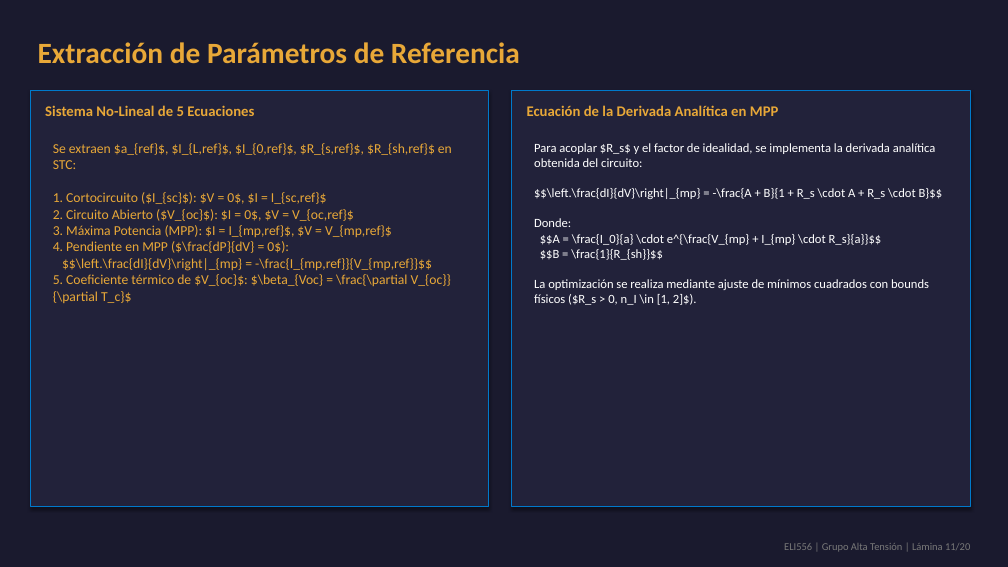
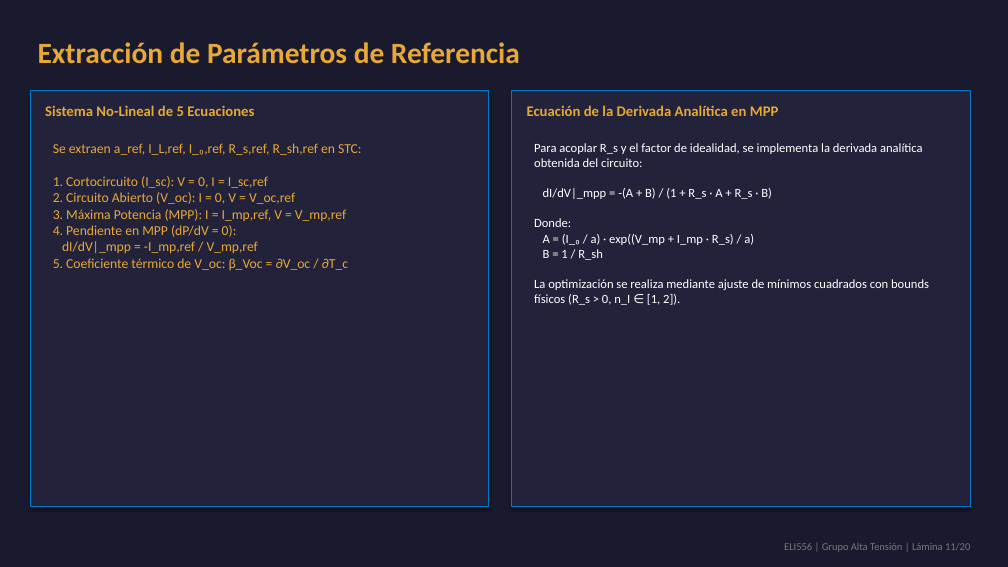
Before and after one commit to theChosen16/t2-paneles, a slide deck: slide 11 of output/Presentacion_Final_ELI556_Atacama.pptx. Drawn at 1008x567 pixels with LibreOffice and Linux fonts; fonts in the diff are those of the drawing. Boxes give left, top, right and bottom in pixels: in the first picture for what was removed or moved away, otherwise in the second. Text is boxed around its words. In the diff, an @@ line names an element or a change of style, - is before the commit and + after.

```diff
--- a/output/Presentacion_Final_ELI556_Atacama.pptx
+++ b/output/Presentacion_Final_ELI556_Atacama.pptx
@@ text at (53,143,361,271): text changed @@
-Se extraen $a_{ref}$, $I_{L,ref}$, $I_{0,ref}$, $R_{s,ref}$, $R_{sh,ref}$ en STC:
-1. Cortocircuito ($I_{sc}$): $V = 0$, $I = I_{sc,ref}$
-2. Circuito Abierto ($V_{oc}$): $I = 0$, $V = V_{oc,ref}$
-3. Máxima Potencia (MPP): $I = I_{mp,ref}$, $V = V_{mp,ref}$
-4. Pendiente en MPP ($\frac{dP}{dV} = 0$):
-$$\left.\frac{dI}{dV}\right|_{mp} = -\frac{I_{mp,ref}}{V_{mp,ref}}$$
-5. Coeficiente térmico de $V_{oc}$: $\beta_{Voc} = \frac{\partial V_{oc}}{\partial T_c}$
+Se extraen a_ref, I_L,ref, I_₀,ref, R_s,ref, R_sh,ref en STC:
+1. Cortocircuito (I_sc): V = 0, I = I_sc,ref
+2. Circuito Abierto (V_oc): I = 0, V = V_oc,ref
+3. Máxima Potencia (MPP): I = I_mp,ref, V = V_mp,ref
+4. Pendiente en MPP (dP/dV = 0):
+dI/dV|_mpp = -I_mp,ref / V_mp,ref
+5. Coeficiente térmico de V_oc: β_Voc = ∂V_oc / ∂T_c
@@ text at (534,143,929,305): text changed @@
-Para acoplar $R_s$ y el factor de idealidad, se implementa la derivada analítica obtenida del circuito:
-$$\left.\frac{dI}{dV}\right|_{mp} = -\frac{A + B}{1 + R_s \cdot A + R_s \cdot B}$$
-Donde:
-$$A = \frac{I_0}{a} \cdot e^{\frac{V_{mp} + I_{mp} \cdot R_s}{a}}$$
-$$B = \frac{1}{R_{sh}}$$
-La optimización se realiza mediante ajuste de mínimos cuadrados con bounds físicos ($R_s > 0, n_I \in [1, 2]$).
+Para acoplar R_s y el factor de idealidad, se implementa la derivada analítica obtenida del circuito:
+dI/dV|_mpp = -(A + B) / (1 + R_s · A + R_s · B)
+Donde:
+A = (I_₀ / a) · exp((V_mp + I_mp · R_s) / a)
+B = 1 / R_sh
+La optimización se realiza mediante ajuste de mínimos cuadrados con bounds físicos (R_s > 0, n_I ∈ [1, 2]).
```
Also in this commit, not shown: 6 other slides changed, 8 other files.
